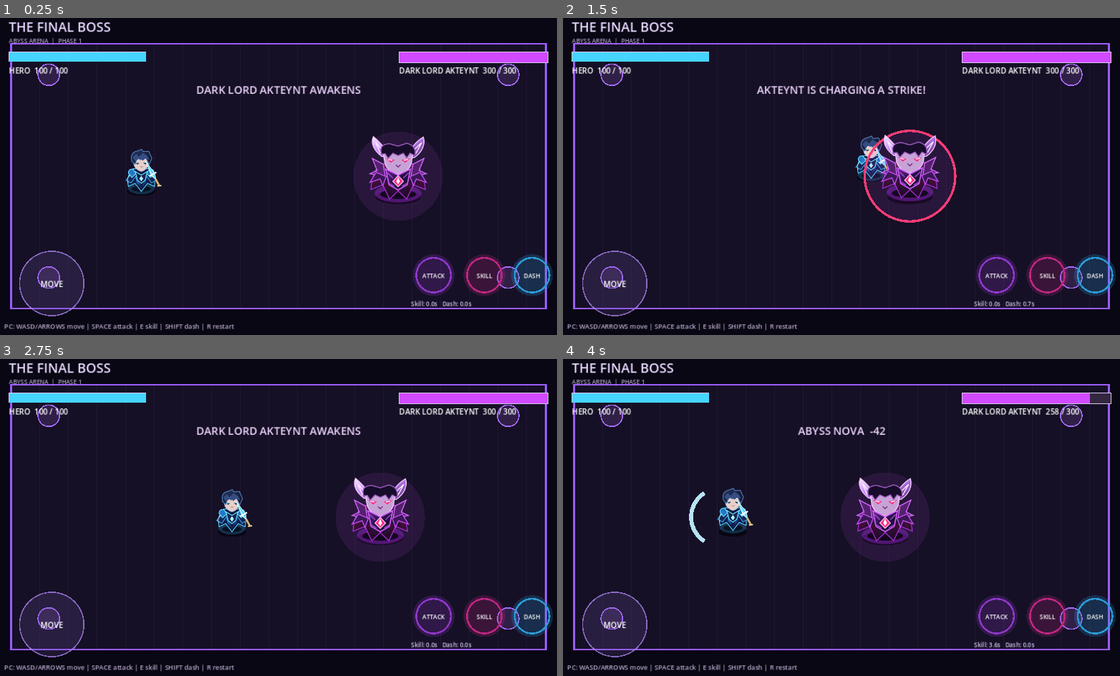
Above: before the commit, frames 1-4 (two rows, left to right).
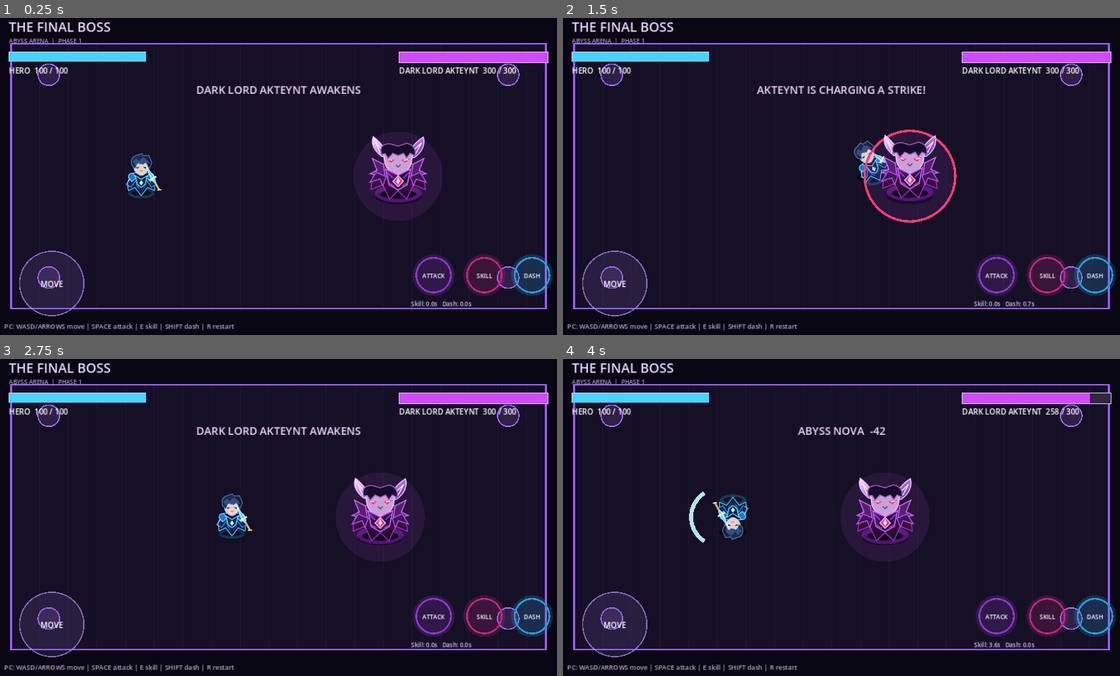
Above: after the commit, the same moments.

Repository: diyorxushvaqtov00-hub/the-final-boss
Game: Godot game, scene res://scenes/main.tscn
Same seed, same stepped clock (60 frames per second), same inputs: the game is played once before the commit and once after it.
Inputs (mouse positions are in pixels of both pictures, inside the frame that each line leads up to):
- Up to frame 1 (0.25 s): no input
- Up to frame 2 (1.5 s): tap Enter at 0.5 s; move the mouse to (969, 160) at 0.52 s; hold D 0.53-1.25 s; hold Shift 0.53-1.25 s; click (969, 160) at 0.67 s; tap Space at 0.77 s; drag from (724, 192) to (813, 239) at 1.27 s
- Up to frame 3 (2.75 s): move the mouse to (334, 447) at 2.02 s; hold D from 2.03 s (still down); tap R at 2.1 s
- Up to frame 4 (4 s): release D at 2.75 s; drag from (813, 580) to (668, 469) at 2.77 s; move the mouse to (1014, 565) at 3.52 s; hold A from 3.53 s (still down); hold E from 3.53 s (still down); tap Space at 3.77 s

The runs differ from the first frame. In frame 1, 0.5% of the frame differs, in the area x 22-30%, y 41-57%; in frame 2, 0.5%; in frame 3, 0.6%; in frame 4, 0.7%, in the area x 26-35%, y 40-58%.

Commit message:
Add combat particles and directional hero rendering

Diff:
--- a/scripts/main.gd
+++ b/scripts/main.gd
@@ -41,6 +41,7 @@
 var orb_windup := 0.0
 var orb_cooldown := 0.0
 var boss_orbs: Array[Dictionary] = []
+var hit_particles: Array[Dictionary] = []
 
 func _process(delta: float) -> void:
 	if game_over:
@@ -58,6 +59,9 @@
 	slash_timer = maxf(0.0, slash_timer - delta)
 	nova_timer = maxf(0.0, nova_timer - delta)
 	orb_cooldown = maxf(0.0, orb_cooldown - delta)
+	_update_hit_particles(delta)
+	if dash_timer > 0.0 and randf() < 0.8:
+		_spawn_particles(player_pos - dash_direction * 18.0, Color("#54dcff"), 2, 65.0)
 	if orb_windup > 0.0:
 		orb_windup = maxf(0.0, orb_windup - delta)
 		if orb_windup == 0.0:
@@ -137,6 +141,7 @@
 		return
 	var direction := (player_pos - boss_pos).normalized()
 	boss_orbs.append({"pos": boss_pos, "velocity": direction * 230.0, "life": 3.0})
+	_spawn_particles(boss_pos, Color("#ce52ff"), 12, 120.0)
 	message = "DODGE THE ABYSS ORB!"
 	message_time = 0.8
 
@@ -148,6 +153,7 @@
 		var life: float = float(orb["life"]) - delta
 		pos += velocity * delta
 		if pos.distance_to(player_pos) < 25.0:
+			_spawn_particles(pos, Color("#ed8bff"), 16, 170.0)
 			_damage_player(16)
 			boss_orbs.remove_at(i)
 		elif life <= 0.0 or not ARENA.has_point(pos):
@@ -163,6 +169,7 @@
 	player_hp = maxi(0, player_hp - amount)
 	hurt_cooldown = 0.7
 	hit_flash = 0.25
+	_spawn_particles(player_pos, Color("#ff477e"), 14, 145.0)
 	message = "YOU TOOK %d DAMAGE" % amount
 	message_time = 0.8
 	if player_hp == 0:
@@ -178,6 +185,7 @@
 	dash_timer = DASH_DURATION
 	dash_cooldown = DASH_COOLDOWN
 	hit_flash = 0.12
+	_spawn_particles(player_pos, Color("#51ddff"), 10, 100.0)
 	message = "ABYSS STEP"
 	message_time = 0.35
 
@@ -189,6 +197,7 @@
 	var to_boss := boss_pos - player_pos
 	if to_boss.length() <= 118.0 and (to_boss.length() < 0.01 or facing.dot(to_boss.normalized()) > -0.25):
 		boss_hp = maxi(0, boss_hp - 18)
+		_spawn_particles(boss_pos, Color("#9bf3ff"), 18, 190.0)
 		hit_flash = 0.18
 		message = "DARK SLASH  -18"
 		message_time = 0.6
@@ -201,6 +210,7 @@
 	nova_timer = 0.42
 	if player_pos.distance_to(boss_pos) <= 230.0:
 		boss_hp = maxi(0, boss_hp - 42)
+		_spawn_particles(boss_pos, Color("#d55cff"), 28, 230.0)
 		hit_flash = 0.24
 		message = "ABYSS NOVA  -42"
 		message_time = 0.9
@@ -237,6 +247,7 @@
 	orb_windup = 0.0
 	orb_cooldown = 0.0
 	boss_orbs.clear()
+	hit_particles.clear()
 	facing = Vector2.RIGHT
 	game_over = false
 	victory = false
@@ -307,8 +318,16 @@
 	draw_ellipse_shadow(player_pos + Vector2(0, 25), Vector2(24, 8), Color(0.02, 0.01, 0.06, 0.78))
 	if hit_flash > 0.0 and hurt_cooldown > 0.0:
 		draw_circle(player_pos, 42.0, Color(1.0, 0.15, 0.25, 0.22))
-	var hero_rect := Rect2(player_pos + Vector2(-42, -49 + hero_bob), Vector2(84, 84))
-	draw_texture_rect(HERO_TEXTURE, hero_rect, false)
+	draw_set_transform(player_pos + Vector2(0, hero_bob), facing.angle(), Vector2.ONE)
+	draw_texture_rect(HERO_TEXTURE, Rect2(-42, -42, 84, 84), false)
+	draw_set_transform(Vector2.ZERO, 0.0, Vector2.ONE)
+
+	# Tiny particles make dashes and hits feel responsive without heavy assets.
+	for particle in hit_particles:
+		var p: Vector2 = particle["pos"]
+		var color: Color = particle["color"]
+		var life_ratio := clampf(float(particle["life"]) / float(particle["max_life"]), 0.0, 1.0)
+		draw_circle(p, float(particle["size"]) * life_ratio, Color(color.r, color.g, color.b, life_ratio))
 
 	for orb in boss_orbs:
 		var orb_pos: Vector2 = orb["pos"]
@@ -354,6 +373,31 @@
 		draw_string(ThemeDB.fallback_font, Vector2(0, screen_size.y * 0.43), headline, HORIZONTAL_ALIGNMENT_CENTER, screen_size.x, 34, Color("#f0d7ff"))
 		draw_string(ThemeDB.fallback_font, Vector2(0, screen_size.y * 0.52), "TAP TO PLAY AGAIN  |  PRESS R", HORIZONTAL_ALIGNMENT_CENTER, screen_size.x, 16, Color("#bca5d8"))
 
+func _spawn_particles(origin: Vector2, color: Color, count: int, power: float) -> void:
+	for i in range(count):
+		var angle := randf_range(0.0, TAU)
+		var speed := randf_range(power * 0.25, power)
+		var lifetime := randf_range(0.18, 0.48)
+		hit_particles.append({
+			"pos": origin + Vector2(randf_range(-5.0, 5.0), randf_range(-5.0, 5.0)),
+			"velocity": Vector2.RIGHT.rotated(angle) * speed,
+			"life": lifetime,
+			"max_life": lifetime,
+			"color": color,
+			"size": randf_range(2.0, 5.0)
+		})
+
+func _update_hit_particles(delta: float) -> void:
+	for i in range(hit_particles.size() - 1, -1, -1):
+		var particle: Dictionary = hit_particles[i]
+		particle["pos"] = (particle["pos"] as Vector2) + (particle["velocity"] as Vector2) * delta
+		particle["velocity"] = (particle["velocity"] as Vector2) * 0.90
+		particle["life"] = float(particle["life"]) - delta
+		if float(particle["life"]) <= 0.0:
+			hit_particles.remove_at(i)
+		else:
+			hit_particles[i] = particle
+
 func draw_ellipse_shadow(center: Vector2, radii: Vector2, color: Color) -> void:
 	# Draw a flattened shadow under the sprite, then restore the normal canvas transform.
 	draw_set_transform(center, 0.0, Vector2(1.0, radii.y / maxf(radii.x, 1.0)))
